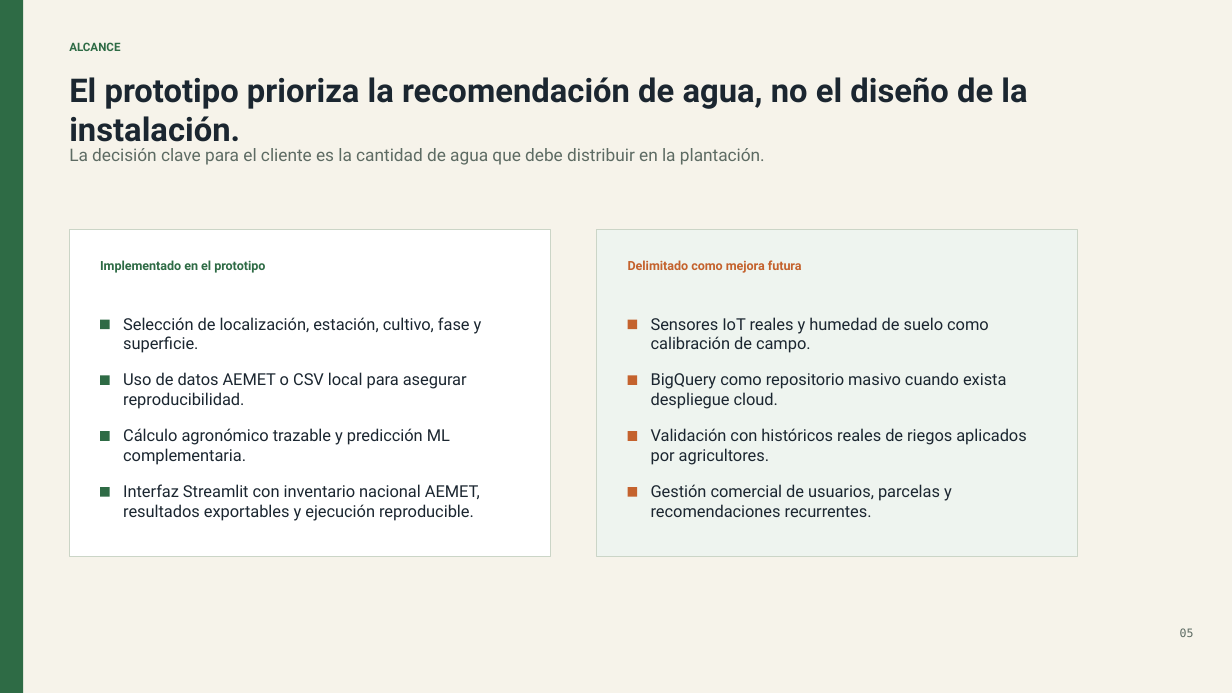
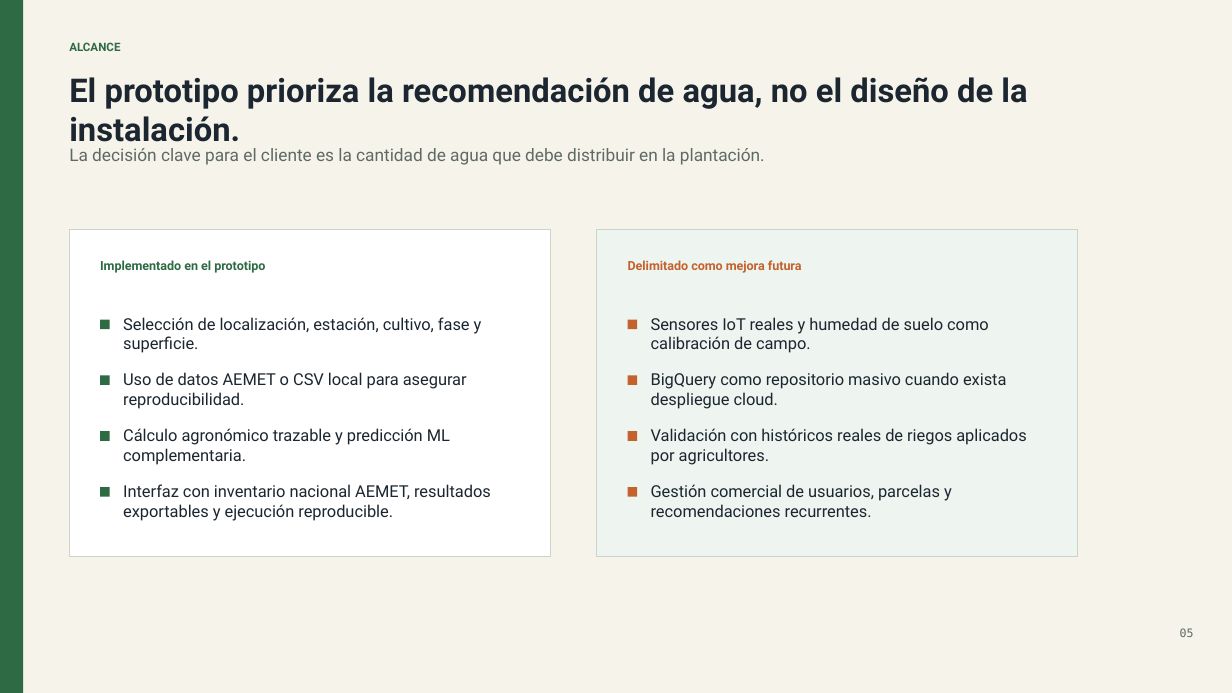
Before and after one commit to romanmaeztu/PI-Agricultura-de-Precisi-n, a slide deck: slide 5 of docs/presentacion_defensa_tfg_riego_jurado.pptx. Drawn at 1232x693 pixels with LibreOffice and Linux fonts; fonts in the diff are those of the drawing. Boxes give left, top, right and bottom in pixels: in the first picture for what was removed or moved away, otherwise in the second. Text is boxed around its words. In the diff, an @@ line names an element or a change of style, - is before the commit and + after.

```diff
--- a/docs/presentacion_defensa_tfg_riego_jurado.pptx
+++ b/docs/presentacion_defensa_tfg_riego_jurado.pptx
@@ text at [123, 484, 491, 521]: text changed @@
-Interfaz Streamlit con inventario nacional AEMET, resultados exportables y ejecución reproducible.
+Interfaz con inventario nacional AEMET, resultados exportables y ejecución reproducible.
```
Also in this commit, not shown: 3 other slides changed, 1 slide removed.
